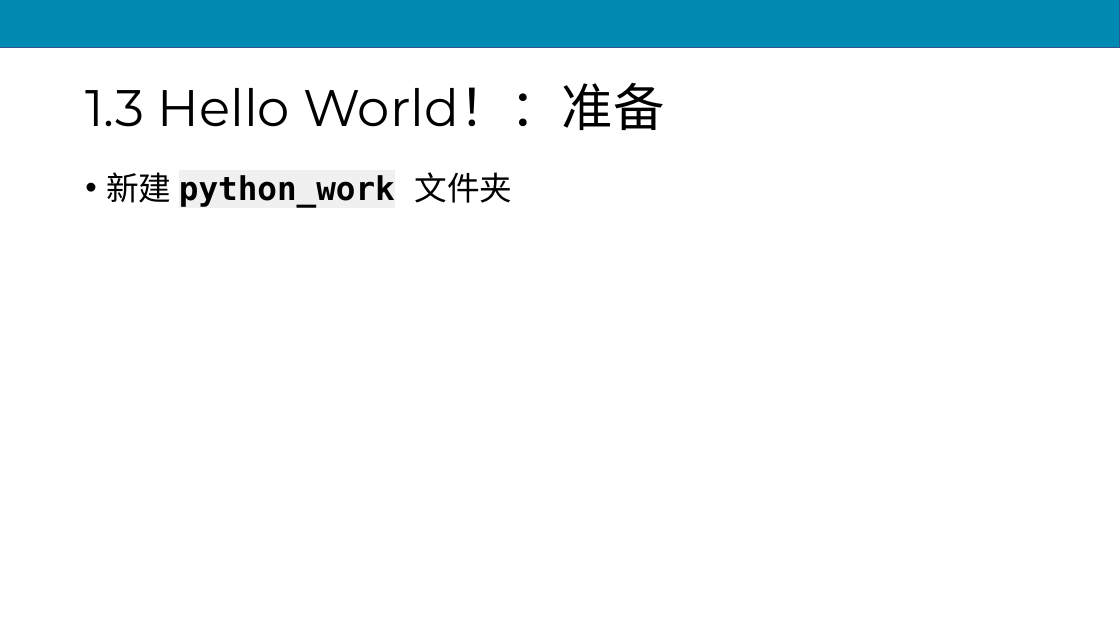
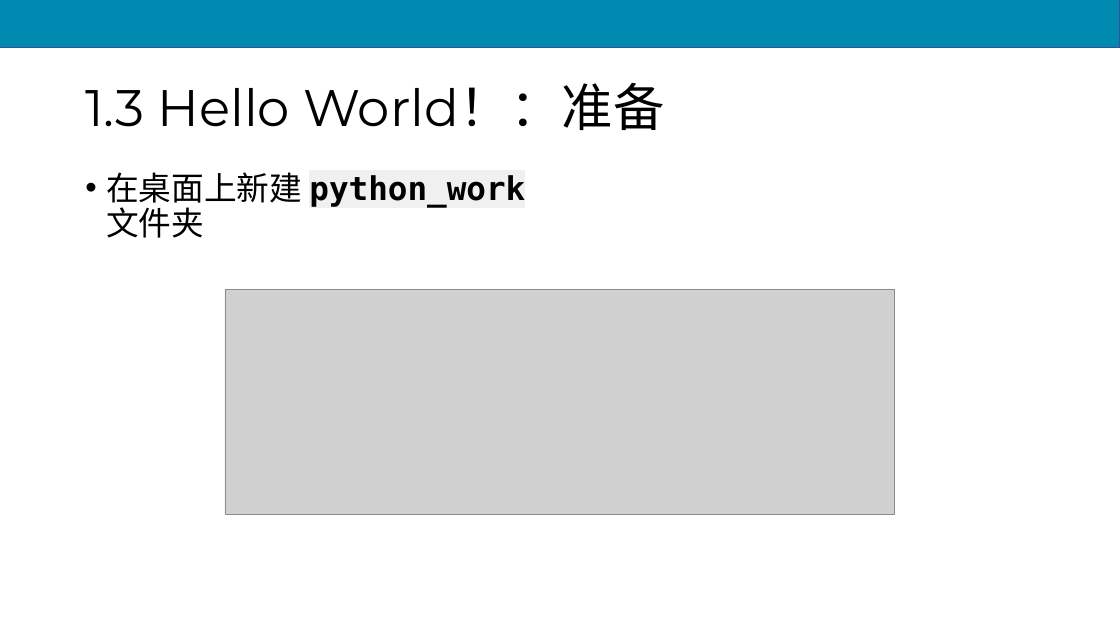
Before and after one commit to scruel/pcc_3e_slides, a slide deck: slide 18 of PPT/python1.pptx. Drawn at 1120x630 pixels with LibreOffice and Linux fonts; fonts in the diff are those of the drawing; grey boxes stand for pictures. Boxes give left, top, right and bottom in pixels: in the first picture for what was removed or moved away, otherwise in the second. Text is boxed around its words. In the diff, an @@ line names an element or a change of style, - is before the commit and + after.

```diff
--- a/PPT/python1.pptx
+++ b/PPT/python1.pptx
@@ text at <box>106,172,525,238</box>: text changed @@
-• 新建 python_work 文件夹
+• 在桌面上新建 python_work 文件夹
@@ picture added at <box>225,289,896,514</box> @@
```
Also in this commit, not shown: 15 other slides changed, 12 other files.
